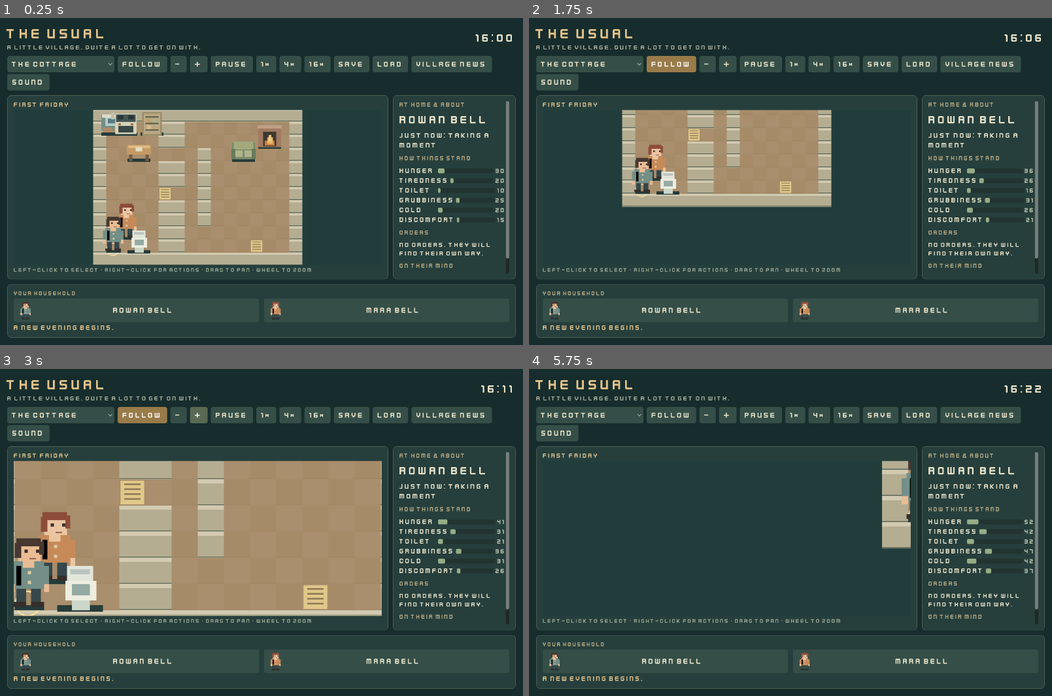
Above: before the commit, frames 1-4 (two rows, left to right).
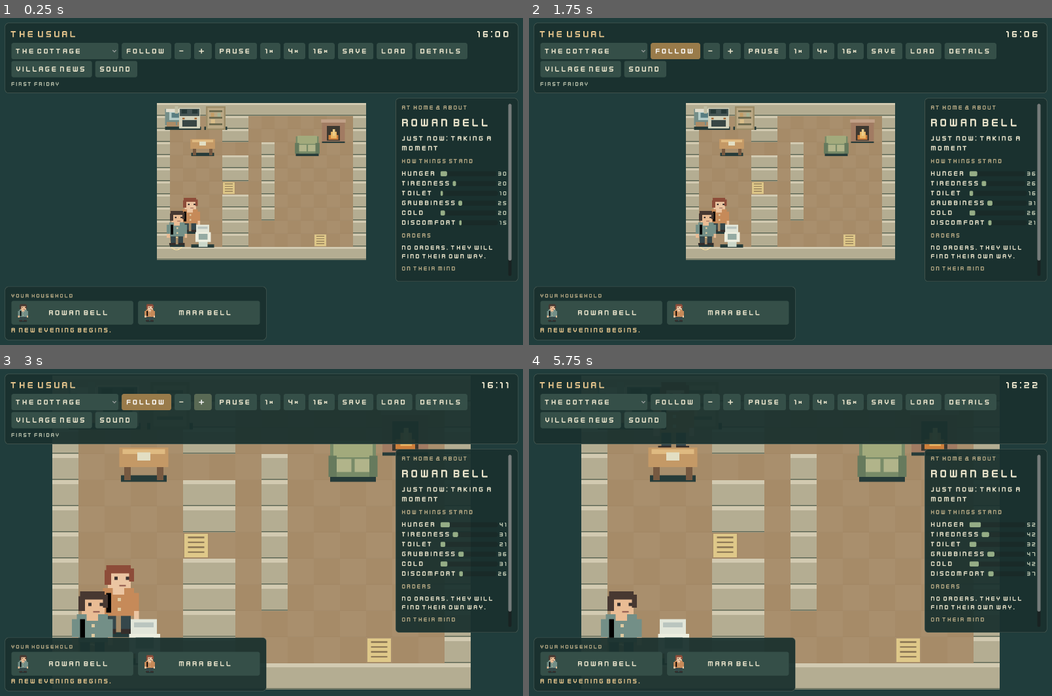
Above: after the commit, the same moments.

Repository: jkeywo/the-usual-godot
Game: Godot game, scene res://client/main.tscn
Two runs of this game, one before a commit and one after it. Both use one fixed random seed, a clock stepped at 60 frames per second and the inputs below.
Inputs (mouse positions are in pixels of both pictures, inside the frame that each line leads up to):
- Up to frame 1 (0.25 s): no input
- Up to frame 2 (1.75 s): click "The cottage" at 0.5 s; click "Follow" at 1.25 s
- Up to frame 3 (3 s): click "-" at 2 s; click "+" at 2.75 s
- Up to frame 4 (5.75 s): click "1×" at 3.5 s; tap Enter at 4.25, 5 s; drag from (727, 539) to (842, 460) at 4.27 s; drag from (685, 548) to (764, 597) at 5.02 s

The runs differ from the first frame. In frame 1, 33% of the frame differs, in the area x 0-100%, y 1-99%; in frame 2, 32%; in frame 3, 45%; in frame 4, 57%.

Commit message:
Float the household HUD over a full-window simulation

Diff:
--- a/client/main.gd
+++ b/client/main.gd
@@ -22,7 +22,9 @@
 var orders_box: VBoxContainer
 var memories_box: VBoxContainer
 var feed: RichTextLabel
-var viewport_panel: PanelContainer
+var viewport_panel: Control
+var top_hud: PanelContainer
+var bottom_hud: PanelContainer
 var details: PanelContainer
 var feed_panel: PanelContainer
 var place_picker: OptionButton
@@ -107,7 +109,7 @@
 func panel() -> PanelContainer:
 	var p := PanelContainer.new()
 	var style := StyleBoxFlat.new()
-	style.bg_color = Color("263f3c")
+	style.bg_color = Color(0.10, 0.19, 0.18, 0.94)
 	style.border_color = Color("526158")
 	style.set_border_width_all(1)
 	style.set_corner_radius_all(8)
@@ -163,25 +165,30 @@
 	background.set_anchors_and_offsets_preset(Control.PRESET_FULL_RECT)
 	background.mouse_filter = Control.MOUSE_FILTER_IGNORE
 	add_child(background)
-	var margin := MarginContainer.new()
-	margin.set_anchors_and_offsets_preset(Control.PRESET_FULL_RECT)
-	for side: String in ["left", "right", "top", "bottom"]:
-		margin.add_theme_constant_override("margin_" + side, 18)
-	add_child(margin)
+	viewport_panel = Control.new()
+	viewport_panel.set_anchors_and_offsets_preset(Control.PRESET_FULL_RECT)
+	viewport_panel.mouse_filter = Control.MOUSE_FILTER_IGNORE
+	add_child(viewport_panel)
+	view = VillageView.new()
+	view.set_anchors_and_offsets_preset(Control.PRESET_FULL_RECT)
+	viewport_panel.add_child(view)
+	view.resident_selected.connect(select_resident)
+	view.target_requested.connect(open_menu)
+	view.move_requested.connect(queue_move)
+	view.hovered.connect(func(text: String) -> void: hover_label.text = text)
+	top_hud = panel()
+	add_child(top_hud)
 	var layout := VBoxContainer.new()
-	layout.add_theme_constant_override("separation", 12)
-	margin.add_child(layout)
+	layout.add_theme_constant_override("separation", 8)
+	top_hud.add_child(layout)
 	var header := HBoxContainer.new()
 	header.add_theme_constant_override("separation", 16)
 	layout.add_child(header)
 	var title_box := VBoxContainer.new()
 	title_box.size_flags_horizontal = Control.SIZE_EXPAND_FILL
 	header.add_child(title_box)
-	title_box.add_child(label(tr_text("title"), 36, Color("e4c48c")))
-	var subtitle := label(tr_text("subtitle"), 16, Color("aeb7a3"))
-	subtitle.autowrap_mode = TextServer.AUTOWRAP_WORD_SMART
-	title_box.add_child(subtitle)
-	clock_label = label("", 28)
+	title_box.add_child(label(tr_text("title"), 24, Color("e4c48c")))
+	clock_label = label("", 24)
 	header.add_child(clock_label)
 	var toolbar := HFlowContainer.new()
 	toolbar.add_theme_constant_override("h_separation", 8)
@@ -216,40 +223,11 @@
 		button(tr_text("feed_toggle"), func() -> void: feed_panel.visible = not feed_panel.visible)
 	)
 	toolbar.add_child(button(tr_text("audio"), func() -> void: muted = not muted))
-	var body := HBoxContainer.new()
-	body.size_flags_vertical = Control.SIZE_EXPAND_FILL
-	body.add_theme_constant_override("separation", 12)
-	layout.add_child(body)
-	viewport_panel = panel()
-	viewport_panel.size_flags_horizontal = Control.SIZE_EXPAND_FILL
-	body.add_child(viewport_panel)
-	var world_column := VBoxContainer.new()
-	viewport_panel.add_child(world_column)
-	var caption := HBoxContainer.new()
-	world_column.add_child(caption)
-	var day := label(tr_text("day"), 16, Color("e0c391"))
-	day.size_flags_horizontal = Control.SIZE_EXPAND_FILL
-	caption.add_child(day)
-	hover_label = label("", 16, Color("b8c0ab"))
-	caption.add_child(hover_label)
-	view = VillageView.new()
-	view.size_flags_vertical = Control.SIZE_EXPAND_FILL
-	view.custom_minimum_size = Vector2(180, 240)
-	world_column.add_child(view)
-	view.resident_selected.connect(select_resident)
-	view.target_requested.connect(open_menu)
-	view.move_requested.connect(queue_move)
-	view.hovered.connect(func(text: String) -> void: hover_label.text = text)
-	var help := label(
-		tr_text("touch_help") if DisplayServer.is_touchscreen_available() else tr_text("help"),
-		14,
-		Color("9caa98")
-	)
-	help.autowrap_mode = TextServer.AUTOWRAP_WORD_SMART
-	world_column.add_child(help)
+	hover_label = label(tr_text("day"), 14, Color("b8c0ab"))
+	hover_label.text_overrun_behavior = TextServer.OVERRUN_TRIM_ELLIPSIS
+	layout.add_child(hover_label)
 	details = panel()
-	details.custom_minimum_size.x = 300
-	body.add_child(details)
+	add_child(details)
 	var scroll := ScrollContainer.new()
 	scroll.horizontal_scroll_mode = ScrollContainer.SCROLL_MODE_DISABLED
 	details.add_child(scroll)
@@ -272,10 +250,10 @@
 	detail_column.add_child(label(tr_text("memories"), 15, Color("baac86")))
 	memories_box = VBoxContainer.new()
 	detail_column.add_child(memories_box)
-	var bottom := panel()
-	layout.add_child(bottom)
+	bottom_hud = panel()
+	add_child(bottom_hud)
 	var bottom_column := VBoxContainer.new()
-	bottom.add_child(bottom_column)
+	bottom_hud.add_child(bottom_column)
 	bottom_column.add_child(label(tr_text("household"), 14, Color("baac86")))
 	household = HBoxContainer.new()
 	household.add_theme_constant_override("separation", 12)
@@ -296,7 +274,7 @@
 	bottom_column.add_child(receipt)
 	feed_panel = panel()
 	feed_panel.visible = false
-	layout.add_child(feed_panel)
+	add_child(feed_panel)
 	var feed_column := VBoxContainer.new()
 	feed_panel.add_child(feed_column)
 	feed_column.add_child(label(tr_text("village"), 14, Color("baac86")))
@@ -311,18 +289,32 @@
 	sound.stream = load("res://assets/click-a.ogg")
 	sound.volume_db = -15
 	add_child(sound)
+	top_hud.resized.connect(responsive_layout)
+	bottom_hud.resized.connect(responsive_layout)
 
 
 func responsive_layout() -> void:
+	if top_hud == null or bottom_hud == null:
+		return
 	var is_narrow: bool = size.x < 900
 	if narrow != is_narrow:
 		narrow = is_narrow
 		details.visible = not narrow
-		feed_panel.visible = not narrow
-	details_button.visible = narrow
-	details.custom_minimum_size.x = 300
-	details.size_flags_horizontal = Control.SIZE_EXPAND_FILL if narrow else Control.SIZE_FILL
-	viewport_panel.visible = not (narrow and details.visible)
+		feed_panel.visible = false
+	details_button.visible = true
+	var inset: float = 12.0
+	var usable: float = maxf(300.0, size.x - inset * 2)
+	top_hud.position = Vector2(inset, inset)
+	top_hud.size = Vector2(usable, top_hud.get_combined_minimum_size().y)
+	bottom_hud.size = Vector2(minf(640, usable), bottom_hud.get_combined_minimum_size().y)
+	bottom_hud.position = Vector2(inset, size.y - bottom_hud.size.y - inset)
+	var upper: float = top_hud.position.y + top_hud.size.y + inset
+	var lower: float = bottom_hud.position.y - inset
+	details.position = Vector2(inset if narrow else size.x - 312, upper)
+	details.size = Vector2(usable if narrow else 300.0, maxf(120, lower - upper))
+	feed_panel.size = Vector2(minf(400, usable), 130)
+	feed_panel.position = Vector2(inset, maxf(upper, lower - feed_panel.size.y))
+	viewport_panel.visible = true
 
 
 func toggle_details() -> void:
--- a/tests/client_tests.gd
+++ b/tests/client_tests.gd
@@ -57,9 +57,12 @@
 	game.responsive_layout()
 	game.details.visible = false
 	game.toggle_details()
-	checks.narrow_details_replace_viewport = (
-		game.details.visible and not game.viewport_panel.visible
+	checks.narrow_details_overlay_viewport = game.details.visible and game.viewport_panel.visible
+	checks.simulation_anchors_fill_window = (
+		game.view.anchor_right == 1.0 and game.view.anchor_bottom == 1.0
 	)
+	checks.hud_blocks_pointer = game.details.mouse_filter == Control.MOUSE_FILTER_STOP
+	checks.hud_does_not_change_simulation = state_before == game.simulation.state
 	game.toggle_details()
 	checks.narrow_drawer_closes = not game.details.visible and game.viewport_panel.visible
 	game.size = original_size
Not shown, changed: pasm/spec/core/godot-port.yaml
Not shown, changed: .github/workflows/release.yml
